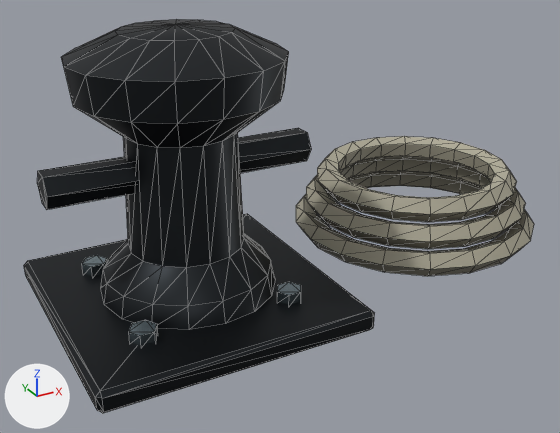
Before and after pictures for a commit that changed the glTF model ui/3d/system-world/v3/mooring-post.lod0.glb.
Before and after are seen from a camera (50 mm lens) standing at (-0.578, -1.487, 0.913) and looking at (0.26, 0.036, 0.151). Every picture has the same lights, and +X, +Y and +Z are marked at lower left. The first picture is the older version. Mesh edges are drawn as thin lines. Where no turn or scale is listed for an object, it has been applied to the vertices. Vertices at exactly the same position are counted once.
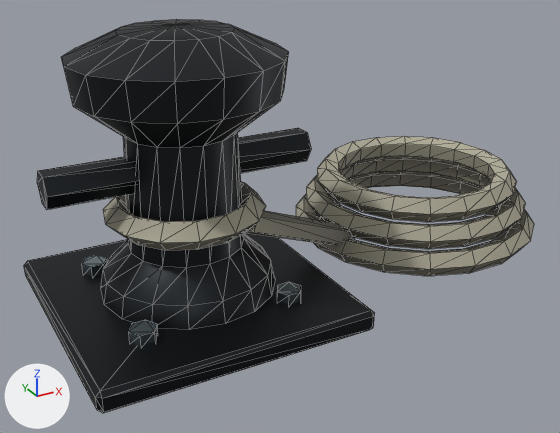
Boxes [x1, y1, x2, y2] around the edits, measured in the pictures (560 x 433 px):
part 1 of me_mesh_0, added: after [103, 182, 266, 250]
part 2 of me_mesh_0, added: after [245, 210, 355, 245]
part 3 of me_mesh_0, edited (looks the same): [82, 145, 390, 342] in both

The change in detail:
me_mesh_0 is used by ob_mesh_0; location (-0.31, 0.428, 0.0).
me_mesh_0 had 467 vertices, 892 faces and spanned x 0.0..1.363, y -0.738..0.0, z 0.0..0.64.
me_mesh_0 now has 533 vertices, 1020 faces and spans x 0.0..1.363, y -0.738..0.0, z 0.0..0.64.
me_mesh_0 part 1: a new loose piece of 56 vertices spanning x 0.13..0.49, y -0.603..-0.252, z 0.208..0.272, in mat_city_tactile.
Part 2, on me_mesh_0:
5 vertices are added at (0.41, -0.49, 0.22), (0.428, -0.505, 0.246), (0.435, -0.538, 0.236), (0.422, -0.543, 0.204), (0.406, -0.513, 0.194).
5 new vertices lie (0.35, 0.13, -0.17) away from vertices in x 0.406..0.435, y -0.543..-0.49, z 0.194..0.246.
16 new faces join them, mat_city_tactile.
me_mesh_0 part 3: 61 kept faces spanning x 0.01..0.821, y -0.624..-0.214, z 0.035..0.42 get new vertex colours.
